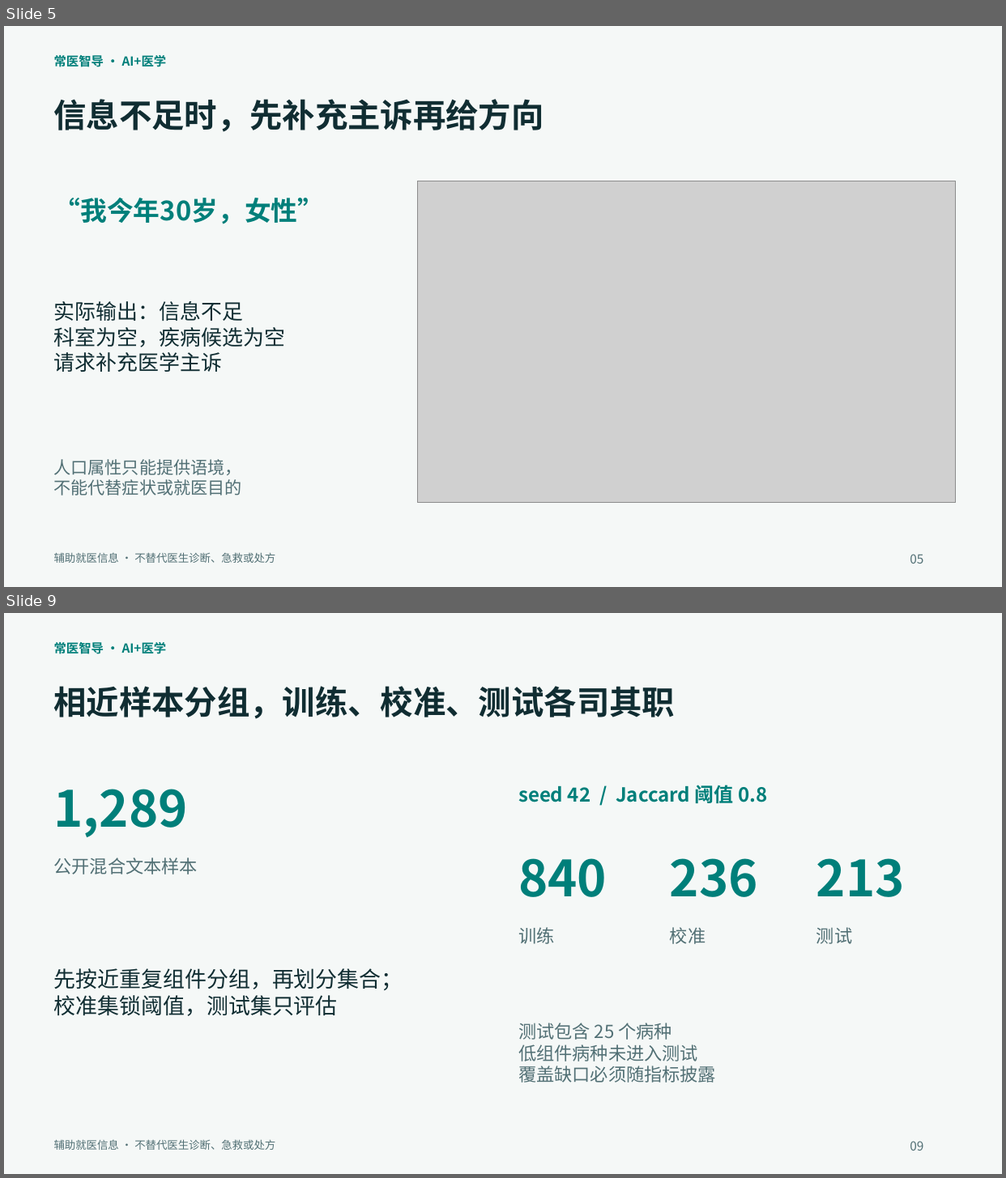
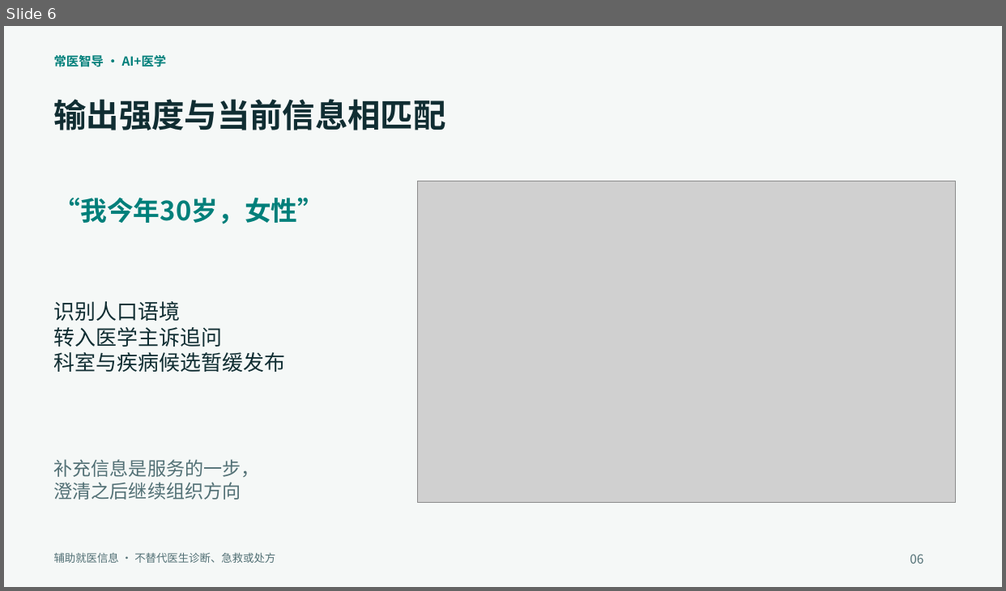
Before and after one commit to wenxvn/changyi, a slide deck: 参赛资料/常医智导_参赛答辩.pptx. Shown one above the other, each under a label of ours: slides 5 and 9 before the commit, slide 6 after it; the slides between them are not shown. The pictures are 1006x1178 and 1006x591 pixels, drawn with LibreOffice and Linux fonts; fonts in the diff are those of the drawing; grey boxes stand for pictures. Boxes give left, top, right and bottom in pixels: in the first picture for what was removed or moved away, otherwise in the second. Text is boxed around its words. In the diff, an @@ line names an element or a change of style, - is before the commit and + after.

```diff
--- a/参赛资料/常医智导_参赛答辩.pptx
+++ b/参赛资料/常医智导_参赛答辩.pptx
@@ slide 9 removed at (4,613,1002,1174), background #F5F8F7 @@
@@ text removed at (54,642,167,654) @@
-常医智导 · AI+医学
@@ text removed at (54,686,675,719) @@
-相近样本分组，训练、校准、测试各司其职
@@ text removed at (54,789,188,837) @@
-1,289
@@ text removed at (518,785,767,803) @@
-seed 42 / Jaccard 阈值 0.8
@@ text removed at (54,858,198,875) @@
-公开混合文本样本
@@ text removed at (518,858,607,897) @@
-840
@@ text removed at (670,858,758,897) @@
-236
@@ text removed at (816,858,905,897) @@
-213
@@ text removed at (518,927,554,944) @@
-训练
@@ text removed at (670,927,705,944) @@
-校准
@@ text removed at (816,927,852,944) @@
-测试
@@ text removed at (54,969,403,1016) @@
-先按近重复组件分组，再划分集合；
-校准集锁阈值，测试集只评估
@@ text removed at (518,1023,716,1083) @@
-测试包含 25 个病种
-低组件病种未进入测试
-覆盖缺口必须随指标披露
@@ text removed at (54,1139,275,1150) @@
-辅助就医信息 · 不替代医生诊断、急救或处方
@@ text removed at (910,1141,923,1151) @@
-09
@@ what was slide 5 is now slide 6 @@
@@ slide 6 changed as well @@
@@ text at (54,99,446,130): text changed @@
-信息不足时，先补充主诉再给方向
+输出强度与当前信息相匹配
@@ text at (54,301,286,372): text changed @@
-实际输出：信息不足
-科室为空，疾病候选为空
-请求补充医学主诉
+识别人口语境
+转入医学主诉追问
+科室与疾病候选暂缓发布
@@ text at (54,459,260,500): text changed; size 16.5 to 18 pt @@
-人口属性只能提供语境，
-不能代替症状或就医目的
+补充信息是服务的一步，
+澄清之后继续组织方向
@@ text at (910,554,923,564): text changed @@
-05
+06
```
Also in this commit, not shown: 12 other slides changed, 5 slides added, 4 other slides removed, 6 other files.
